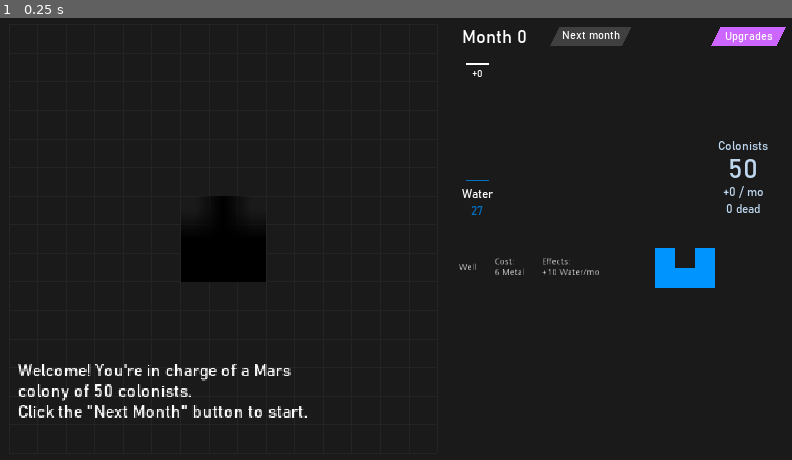
Above: before the commit, frame 1.
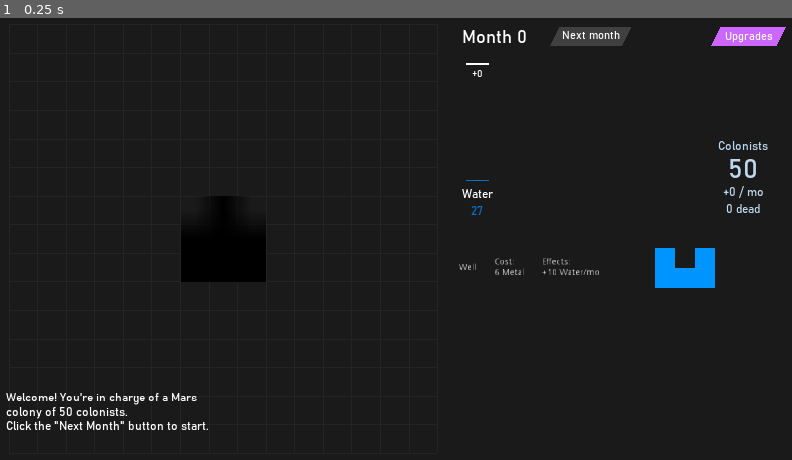
Above: after the commit, the same moment.

Repository: sirknightj/CEV-1
Game: Godot game, scene res://scenes/MainGameScene.tscn
Two runs of this game, one before a commit and one after it. Both use one fixed random seed, a clock stepped at 60 frames per second and the inputs below.
Inputs:
- Up to frame 1 (0.25 s): no input

The runs differ from the first frame. In frame 1, 1.6% of the frame differs, in the area x 0-39%, y 78-94%.

Commit message:
A little more progress

Diff:
--- a/source/scenes/MainGameScene.tscn
+++ b/source/scenes/MainGameScene.tscn
@@ -29,20 +29,20 @@
 margin_left = 718.0
 mouse_filter = 2
 
-[node name="Grid" type="Node2D" parent="."]
-script = ExtResource( 1 )
-
-[node name="Camera" type="Camera2D" parent="Grid"]
-current = true
-
-[node name="TextBox" type="Label" parent="."]
-margin_left = -214.0
-margin_top = 154.0
-margin_right = 111.0
-margin_bottom = 256.0
+[node name="TextBox" type="Label" parent="UILayer"]
+margin_left = 11.0
+margin_top = 604.0
+margin_right = 336.0
+margin_bottom = 706.0
 theme = ExtResource( 5 )
 custom_fonts/font = SubResource( 1 )
 text = "TUTORIAL TEXT
 TUTORIAL TEXT
 TUTORIAL TEXT"
 autowrap = true
+
+[node name="Grid" type="Node2D" parent="."]
+script = ExtResource( 1 )
+
+[node name="Camera" type="Camera2D" parent="Grid"]
+current = true
--- a/source/scripts/MainGameScene.gd
+++ b/source/scripts/MainGameScene.gd
@@ -44,37 +44,40 @@
 func show_correct_text():
 	var turn = GameStats.turn
 	if turn == 0:
-		$TextBox.text = "Welcome! You're in charge of a Mars colony of 50 colonists.\nClick the \"Next Month\" button to start."
+		$UILayer/TextBox.text = "Welcome! You're in charge of a Mars colony of 50 colonists.\nClick the \"Next Month\" button to start."
 	elif turn == 1:
-		$TextBox.text = "Each colonist consumes 1 water/month.\nPlace down some wells to ensure you don't run out of water!\nTip: use R to rotate the building."
+		$UILayer/TextBox.text = "Each colonist consumes 1 water/month.\nPlace down some wells to ensure you don't run out of water!\nTip: use R to rotate the building."
 		$UILayer/Sidebar.toggle_next_month_button(false)
 		GameStats.resources.give(GameData.ResourceType.METAL, 30)
 		GameStats.restrictions = {GameData.BuildingType.WATER1: 5}
 	elif turn == 2:
-		$TextBox.text = "Notice how another person has arrived to your colony.\nYou now need another well to support your growing population."
+		$UILayer/TextBox.text = "Notice how another person has arrived to your colony.\nYou now need another well to support your growing population."
 		$UILayer/Sidebar.toggle_next_month_button(false)
 		GameStats.resources.give(GameData.ResourceType.METAL, 6)
 		GameStats.restrictions = {GameData.BuildingType.WATER1: 1}
 	elif turn == 3:
-		$TextBox.text = "Each human also consumes 2 food/month.\nFEED THE HUMANS"
+		$UILayer/TextBox.text = "Each human also consumes 2 food/month.\nFEED THE HUMANS"
 		$UILayer/Sidebar.toggle_next_month_button(false)
 		GameStats.resources.give(GameData.ResourceType.METAL, 106)
 		GameStats.restrictions = {GameData.BuildingType.WATER1: 1, GameData.BuildingType.FOOD1: 5}
 	elif turn == 4:
-		$TextBox.text = "Keep expanding your colony! And keep your people alive!"
+		$UILayer/TextBox.text = "Keep expanding your colony! And keep your people alive!"
 	elif turn == 5:
 		$UILayer/Sidebar.toggle_next_month_button(false)
 		GameStats.resources.give(GameData.ResourceType.METAL, 32)
 		GameStats.restrictions = {GameData.BuildingType.WATER1: 2, GameData.BuildingType.FOOD1: 1}
 	elif turn == 6:
-		$TextBox.text = "Humans consume 1 oxygen/mo.\nMake sure you have enough!\nYour colony will need metal to building more buildings."
+		$UILayer/TextBox.text = "Humans consume 1 oxygen/mo.\nMake sure you have enough!\nYour colony will need metal to building more buildings."
 		$UILayer/Sidebar.toggle_next_month_button(false)
 		GameStats.resources.give(GameData.ResourceType.METAL, 246)
 		GameStats.restrictions = {GameData.BuildingType.WATER1: 1, GameData.BuildingType.FOOD1: 1, GameData.BuildingType.METAL1: 1, GameData.BuildingType.OXY1: 2}
 	elif turn == 9:
-		$TextBox.text = "Your mine needs electricity to function.\nPlace down some solar panels."
+		$UILayer/TextBox.text = "Your mine needs electricity to function.\nPlace down some solar panels."
+		$UILayer/Sidebar.toggle_next_month_button(false)
+		GameStats.resources.give(GameData.ResourceType.METAL, 32)
+		GameStats.restrictions = {GameData.BuildingType.ELEC1: 4}
 	else:
-		$TextBox.text = ""
+		$UILayer/TextBox.text = ""
 
 """
 	Place the building at the grid square (_x, _y).
--- a/source/scripts/Sidebar.gd
+++ b/source/scripts/Sidebar.gd
@@ -37,7 +37,7 @@
 	elif turn <= 5:
 		populate_sidebar_with_buildings([GameData.BuildingType.WATER1, GameData.BuildingType.FOOD1])
 		show_resources([GameData.ResourceType.WATER, GameData.ResourceType.FOOD])
-	elif turn <= 9:
+	elif turn <= 8:
 		populate_sidebar_with_buildings([GameData.BuildingType.WATER1, GameData.BuildingType.FOOD1, GameData.BuildingType.OXY1, GameData.BuildingType.METAL1])
 		show_resources([GameData.ResourceType.WATER, GameData.ResourceType.FOOD, GameData.ResourceType.OXYGEN, GameData.ResourceType.METAL])
 	elif turn <= 14:
@@ -122,7 +122,7 @@
 			_building.building_id = building
 			_building.texture = GameData.BUILDING_TO_TEXTURE[building]
 			_building.locked = not available(building) or not GameStats.resources.enough_resources(building_stats.cost)
-			print(str(building) + " is " + str(_building.locked))
+			print(GameStats.buildings_dict[building].name + ", locked=" + str(_building.locked) + ", available=" + str(available(building)) + ", enough=" + str(GameStats.resources.enough_resources(building_stats.cost)))
 			entry.add_child(_building)
 
 			$ScrollContainer/BuildingEntries.add_child(entry)
@@ -130,8 +130,15 @@
 			_building.force_set(Vector2(1050, 375), 0.0)
 			_building.connect("building_grabbed", self, "_on_Building_building_grabbed", [_building])
 
+	var extra_spacing : HBoxContainer = HBoxContainer.new()
+	var spacer : MarginContainer = MarginContainer.new()
+	_setup_control_element(spacer)
+	_setup_control_element(extra_spacing)
+	spacer.add_constant_override("margin_top", GameData.SQUARE_SIZE)
+	extra_spacing.add_child(spacer)
+	$ScrollContainer/BuildingEntries.add_child(extra_spacing)
+
 func available(building) -> bool:
-	print(str(building) + " " + str(GameStats.restrictions))
 	if GameStats.restrictions.has(building):
 		return true
 	elif GameStats.restrictions.keys().size() == 0:
@@ -181,13 +188,21 @@
 	Called when the NextMonth button is clicked
 """
 func _on_Next_Month_gui_input(event):
-	if (event is InputEventMouseButton and event.pressed and event.button_index == BUTTON_LEFT and not ignore_next_month):
-		game.on_next_turn()
-		update_turn_display()
-		# game.place_building(350, 50)
-		#if GameStats.turn % 5 == 0:
-		#	grid.set_grid_size(GameStats.grid_size + 6)
-		populate_sidebar_correctly()
+	if (event is InputEventMouseButton and event.pressed and event.button_index == BUTTON_LEFT):
+		if ignore_next_month:
+			if GameStats.restrictions.keys().size() > 0:
+				var required_placements = "Please place down "
+				for building in GameStats.restrictions.keys():
+					required_placements += (str(GameStats.restrictions[building]) + " more " + pluralize(GameStats.restrictions[building], GameStats.buildings_dict[building].name) + ", ") # TODO: get the actual building name instead of printing out the building id
+				required_placements.erase(required_placements.length() - 2, 2)
+				get_parent().get_parent().get_node("UILayer/TextBox").text = required_placements + "."
+		else:
+			game.on_next_turn()
+			update_turn_display()
+			# game.place_building(350, 50)
+			#if GameStats.turn % 5 == 0:
+			#	grid.set_grid_size(GameStats.grid_size + 6)
+			populate_sidebar_correctly()
 
 """
 	Called when the Undo button is clicked
@@ -217,6 +232,12 @@
 	if GameStats.restrictions.keys().size() == 0:
 		toggle_next_month_button(true)
 
+func pluralize(quantity : int, word : String) -> String:
+	if quantity == 1:
+		return word
+	else:
+		return word + "s"
+
 """
 	Lets the "next month" button be clicked
 	_clickable: true if the button is allowed to be clicked, false otherwise
